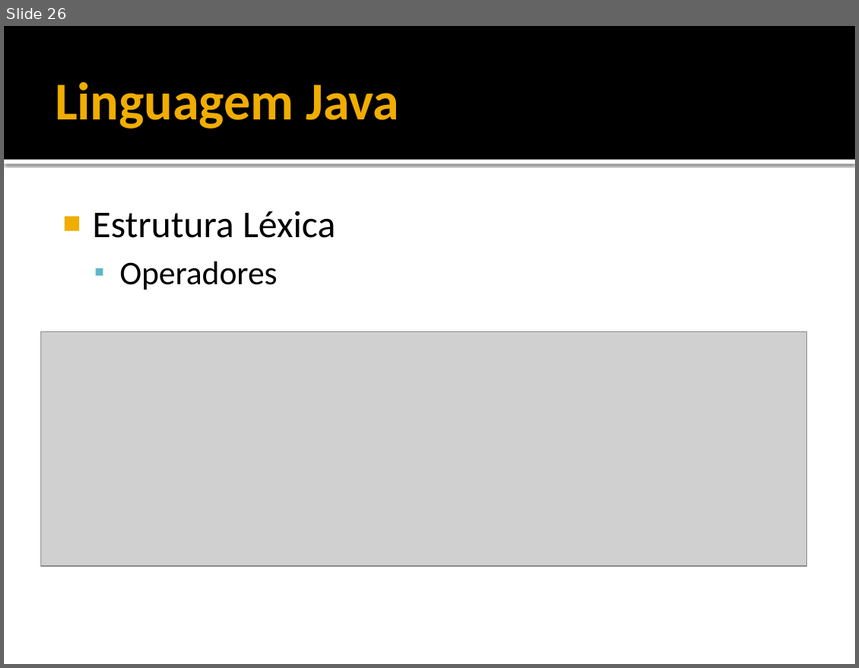
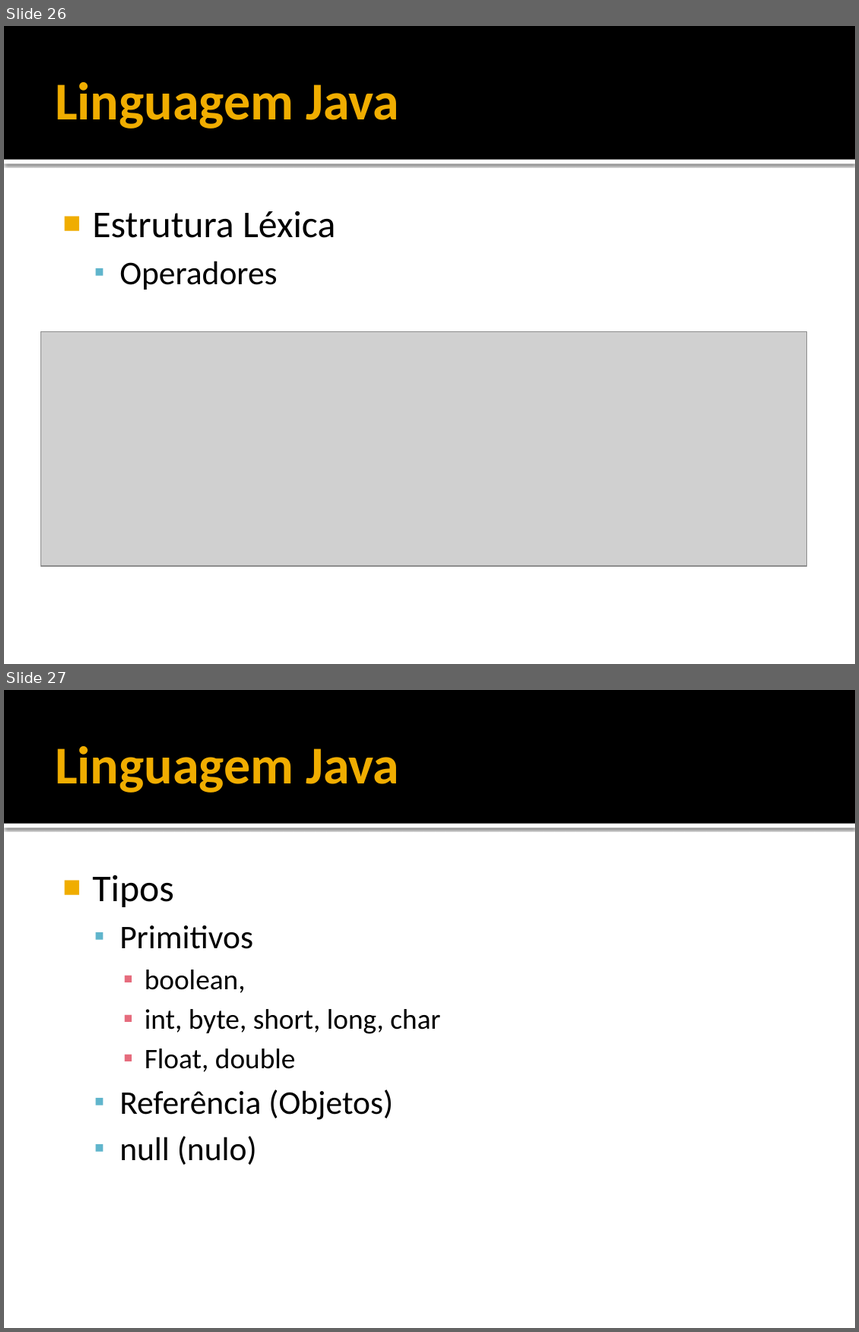
Before and after one commit to filosofisto/cpb-treinamento, a slide deck: Fundamentos/Fundamentos - Java Basico.pptx. Shown one above the other, each under a label of ours: slide 26 before the commit, slides 26 and 27 after it. The pictures are 859x668 and 859x1332 pixels, drawn with LibreOffice and Linux fonts; fonts in the diff are those of the drawing; grey boxes stand for pictures. Boxes give left, top, right and bottom in pixels: in the first picture for what was removed or moved away, otherwise in the second. Text is boxed around its words. In the diff, an @@ line names an element or a change of style, - is before the commit and + after.

Commit message:
Atualizacao Fundamentos - Java Basico.pptx
.

```diff
--- a/Fundamentos/Fundamentos - Java Basico.pptx
+++ b/Fundamentos/Fundamentos - Java Basico.pptx
@@ slide 27 added at [4, 690, 855, 1328], background #FFFFFF; not listed: 2 template elements that a slide beside it also shows @@
@@ title added at [55, 746, 399, 793], 45 pt, text #F0AD00, bold @@
+Linguagem Java
@@ text added at [92, 875, 440, 1165], 24 pt, text #000000 @@
+■ Tipos
+  ▪ Primitivos
+    ▪ boolean,
+    ▪ int, byte, short, long, char
+    ▪ Float, double
+  ▪ Referência (Objetos)
+  ▪ null (nulo)
```
Also in this commit, not shown: 1 slide changed, 16 other slides added, 1 other file.
